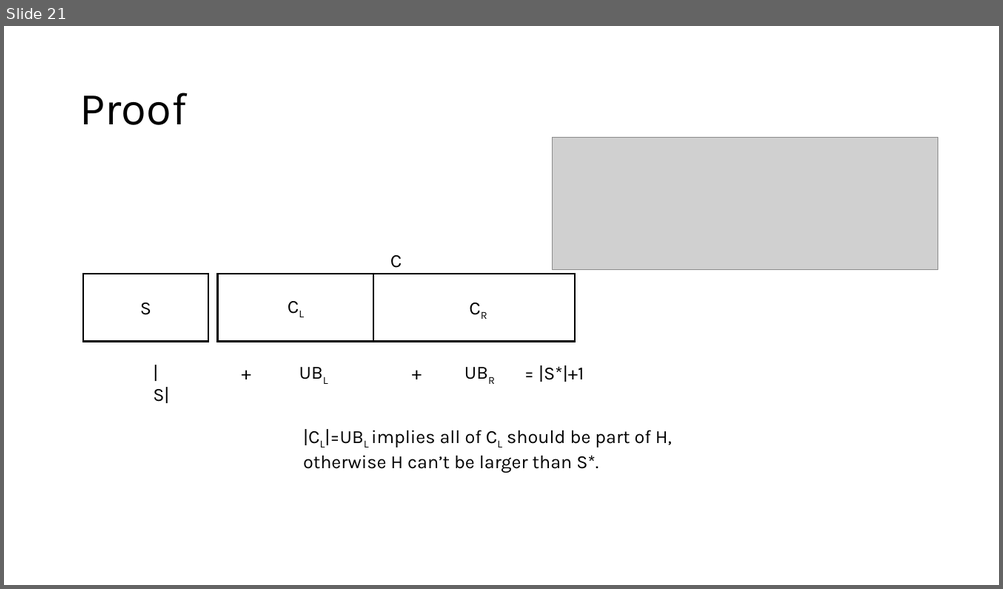
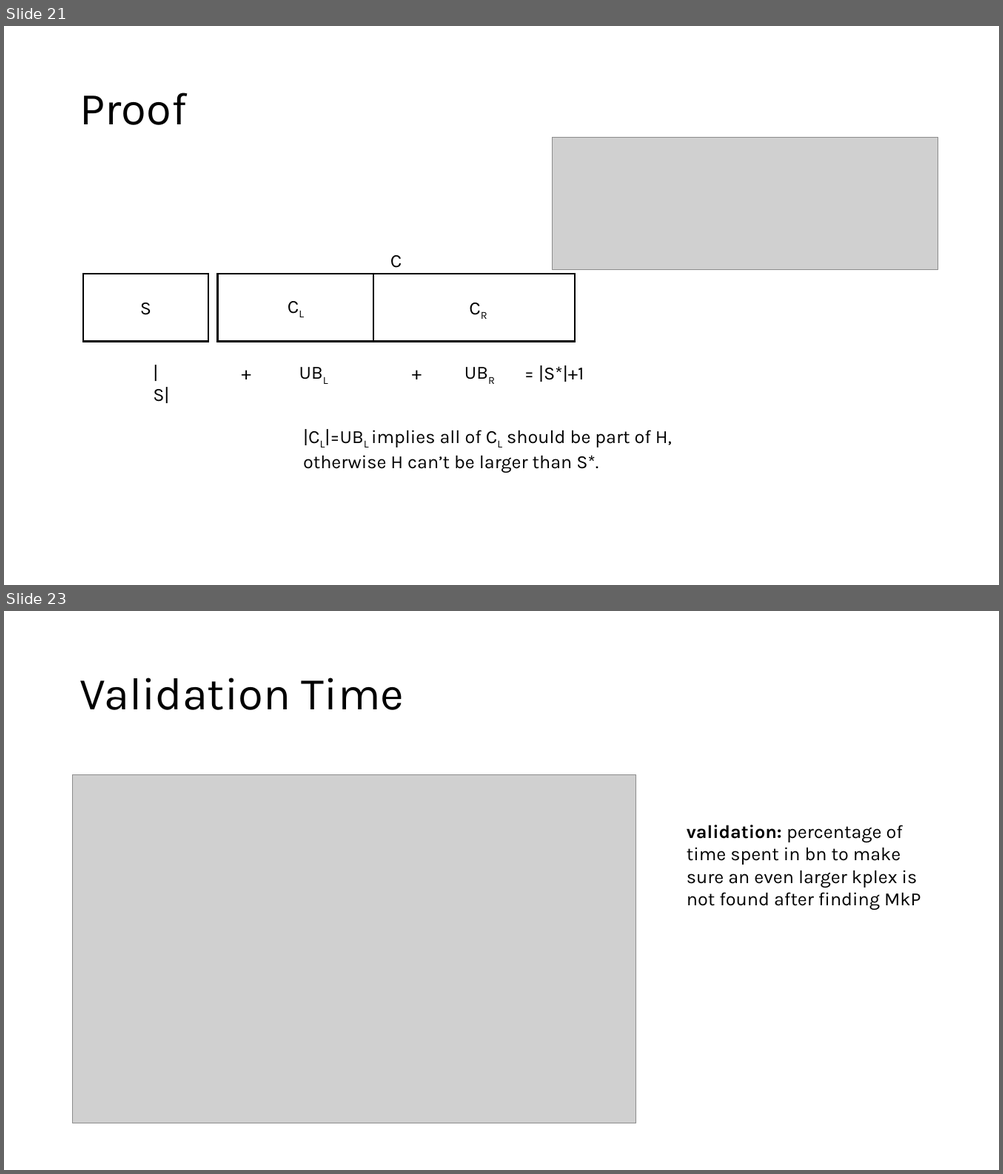
Before and after one commit to akhlaqueak/MaxKPlex, a slide deck: kPEX/kPEX_extension.pptx. Shown one above the other, each under a label of ours: slide 21 before the commit, slides 21 and 23 after it; the slides between them are not shown. The pictures are 1003x589 and 1003x1174 pixels, drawn with LibreOffice and Linux fonts; fonts in the diff are those of the drawing; grey boxes stand for pictures. Boxes give left, top, right and bottom in pixels: in the first picture for what was removed or moved away, otherwise in the second. Text is boxed around its words. In the diff, an @@ line names an element or a change of style, - is before the commit and + after.

```diff
--- a/kPEX/kPEX_extension.pptx
+++ b/kPEX/kPEX_extension.pptx
@@ slide 23 added at <box>4,611,999,1170</box>, background #FFFFFF @@
@@ title added at <box>79,678,404,710</box>, 44 pt, text #000000 @@
+Validation Time
@@ picture added at <box>73,775,637,1124</box> @@
@@ text added at <box>686,825,920,910</box>, 18 pt, text #000000 @@
+validation: percentage of time spent in bn to make sure an even larger kplex is not found after finding MkP
```
Also in this commit, not shown: 1 slide changed, 1 other slide added, 2 other files.
